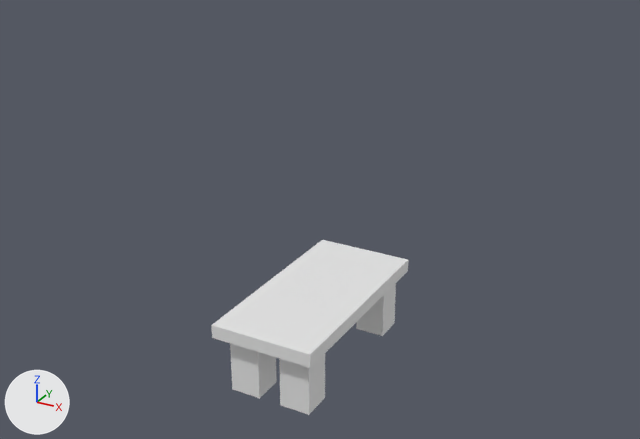
Two versions of the OBJ model assets/table.obj, one commit apart.
Camera for both pictures: a camera (50 mm lens) standing at (1.63, -2.94, 1.83) and looking at (0.01, 0.01, 0.36). Arrows for +X, +Y and +Z are at lower left; the lights stay in place. Where no turn or scale is listed for an object, it has been applied to the vertices.

Script lines for the objects in view, before the commit:
```python
me_cube = bpy.data.meshes.new('Cube')
me_cube.from_pydata(...)  # a box spanning x -0.225..0.225, y -0.459..0.459, z -0.029..0.029; a box spanning x 0.055..0.188, y -0.404..-0.271, z -0.292..-0.018; a box spanning x -0.177..-0.044, y -0.404..-0.271, z -0.292..-0.018; a box spanning x 0.055..0.188, y 0.279..0.412, z -0.292..-0.018; a box spanning x -0.177..-0.044, y 0.279..0.412, z -0.292..-0.018
ob_cube = bpy.data.objects.new('Cube', me_cube)
ob_cube.location = (0.0, 0.0, 0.0)
```
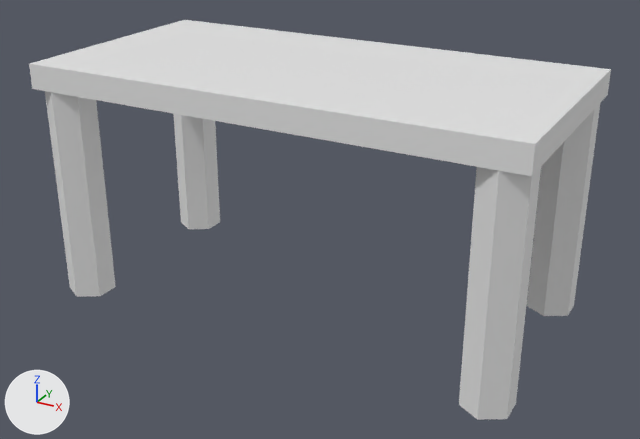
Boxes [x1, y1, x2, y2] around the edits, measured in the pictures (640 x 439 px):
'Cube', reshaped (193% wider, 128% taller): before [211, 240, 409, 415]; after [29, 20, 611, 420]
part 1 of me_cube, added: after [29, 20, 611, 176]
part 2 of me_cube, added: after [173, 114, 220, 229]
part 3 of me_cube, added: after [45, 91, 116, 297]
part 4 of me_cube, added: after [527, 104, 600, 316]
part 5 of me_cube, added: after [459, 167, 541, 420]
part 6 of me_cube, deleted: before [211, 240, 409, 368]
part 7 of me_cube, deleted: before [279, 354, 325, 415]
part 8 of me_cube, deleted: before [230, 343, 277, 398]
part 9 of me_cube, deleted: before [356, 283, 396, 336]

The change, as a diff of the scene's bpy script:
```diff
--- a/assets/table.obj.py
+++ b/assets/table.obj.py
@@ me_cube @@
 me_cube.from_pydata(...)  # 40 vertices, 30 faces; spans x -0.225..0.225, y -0.459..0.459, z -0.292..0.029
 # used by ob_cube; location = (0.0, 0.0, 0.0)
+# me_cube part 1: a new loose piece, a box spanning x -1.0..1.0, y -0.5..0.5, z 0.9..1.0
+# me_cube part 2: a new loose piece, a 6-sided cylinder along z spanning x -0.987..-0.813, y 0.3..0.5, z 0.0..0.9
+# me_cube part 3: a new loose piece, a 6-sided cylinder along z spanning x -0.987..-0.813, y -0.5..-0.3, z 0.0..0.9
+# me_cube part 4: a new loose piece, a 6-sided cylinder along z spanning x 0.813..0.987, y 0.3..0.5, z 0.0..0.9
+# me_cube part 5: a new loose piece, a 6-sided cylinder along z spanning x 0.813..0.987, y -0.5..-0.3, z 0.0..0.9
+# me_cube part 6: the loose piece of 8 vertices spanning x -0.225..0.225, y -0.459..0.459, z -0.029..0.029 is deleted
+# me_cube part 7: the loose piece of 8 vertices spanning x 0.055..0.188, y -0.404..-0.271, z -0.292..-0.018 is deleted
+# me_cube part 8: the loose piece of 8 vertices spanning x -0.177..-0.044, y -0.404..-0.271, z -0.292..-0.018 is deleted
+# me_cube part 9: the loose piece of 8 vertices spanning x 0.055..0.188, y 0.279..0.412, z -0.292..-0.018 is deleted
```
